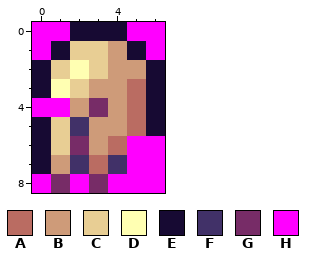
A pixel-art sprite gets an edit: Images/Gear/copperHelmet.png. This is how it looked before the edit.
The file is 7x9 pixels.
Palette (. is transparent): A #ba6c62  B #ce9b79  C #e8ce94  D #ffffb2  E #170a33  F #413168  G #772c67  H #ff00ff
Pixels before, first column x 0:
0 HHEEEHH
1 HECCBEH
2 ECDCBBE
3 EDCBBAE
4 HHBGBAE
5 ECFBBAE
6 ECGBAHH
7 EBFAFHH
8 HGHGHHH
Now the later version:
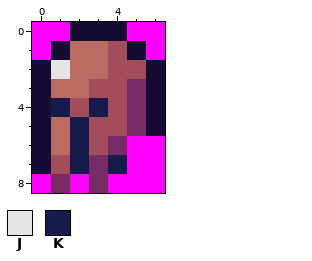
Colours new in this view: J #e5e5e5  K #161b4c
Changes in this commit:
{"colour":"B","old":"#ce9b79","new":"#a34c5c"}
{"y":1,"x":2,"old":"CC","new":"AA"}
{"y":2,"x":1,"old":"CDC","new":"JAA"}
{"y":3,"x":1,"old":"DC","new":"AA"}
{"y":3,"x":5,"old":"A","new":"G"}
{"y":4,"x":0,"old":"HH","new":"EK"}
{"y":4,"x":3,"old":"G","new":"K"}
{"y":4,"x":5,"old":"A","new":"G"}
{"y":5,"x":1,"old":"CF","new":"AK"}
{"y":5,"x":5,"old":"A","new":"G"}
{"y":6,"x":1,"old":"CG","new":"AK"}
{"y":6,"x":4,"old":"A","new":"G"}
{"y":7,"x":2,"old":"FAF","new":"KGK"}
{"label":"changed","picture_box":[32,41,146,174]}
